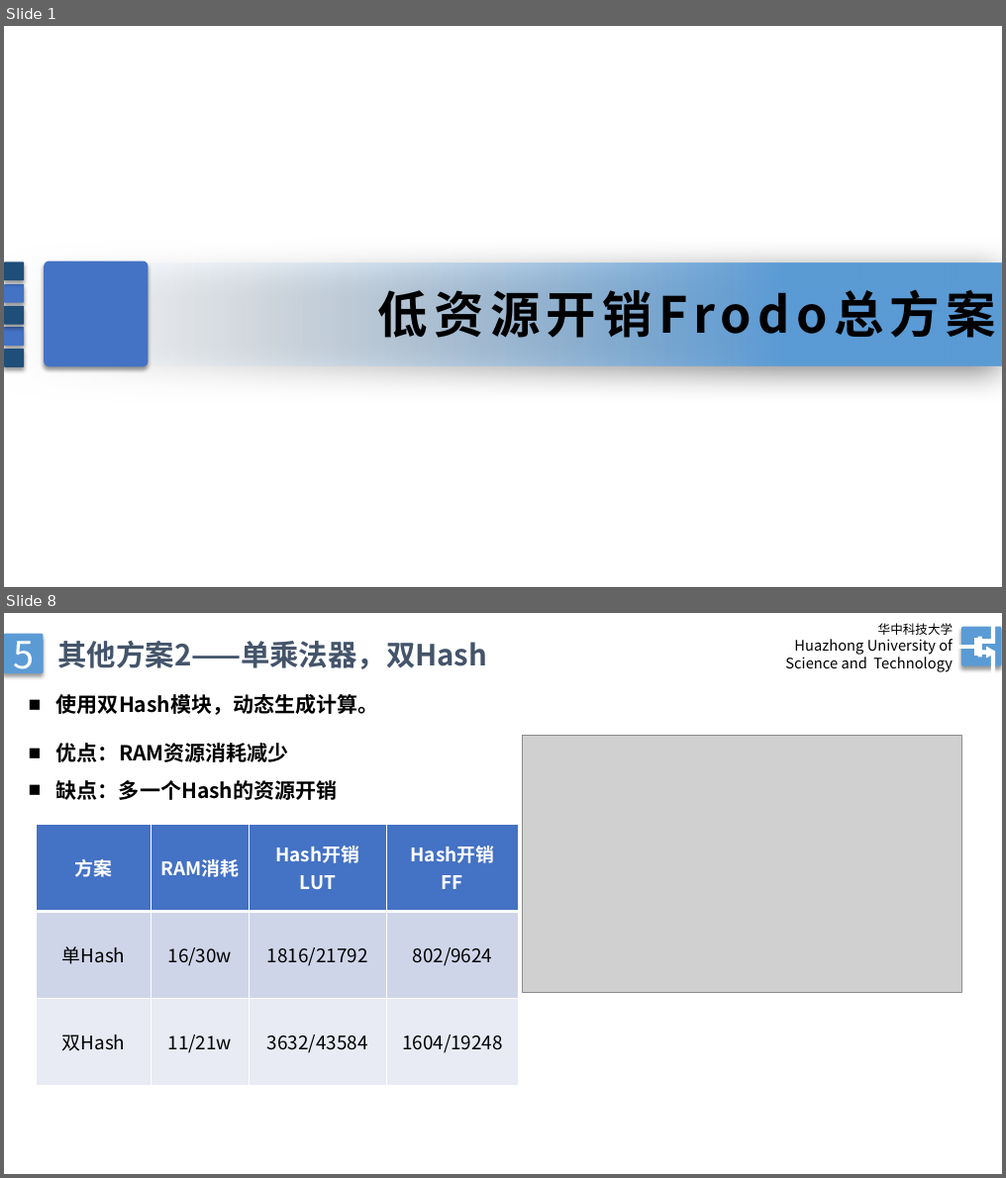
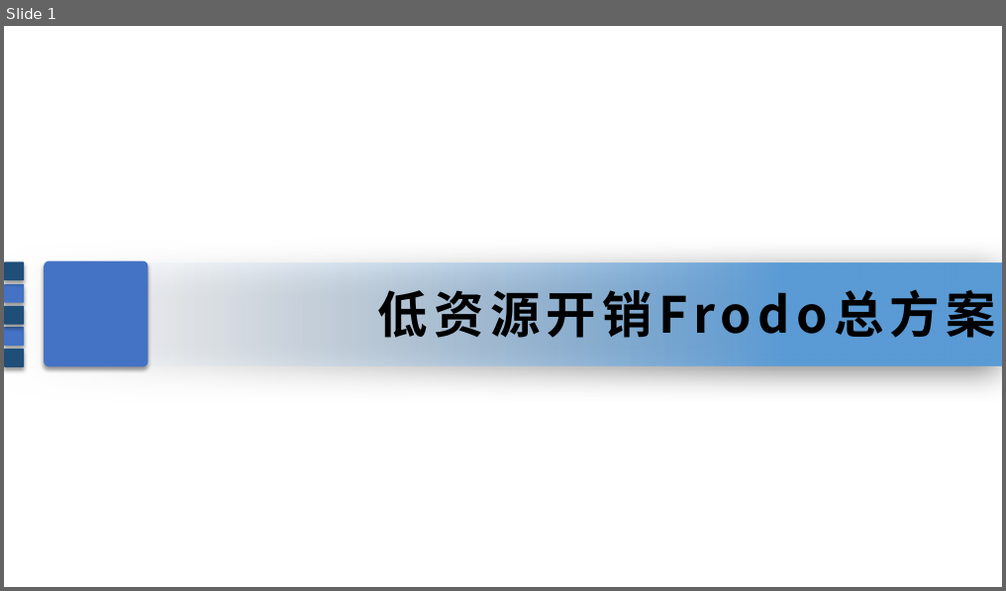
Before and after one commit to Low-Runahead-Frodo/Frodo, a slide deck: doc/5月汇报.pptx. Shown one above the other, each under a label of ours: slides 1 and 8 before the commit, slide 1 after it; the slides between them are not shown. The pictures are 1006x1178 and 1006x591 pixels, drawn with LibreOffice and Linux fonts; fonts in the diff are those of the drawing; grey boxes stand for pictures. Boxes give left, top, right and bottom in pixels: in the first picture for what was removed or moved away, otherwise in the second. Text is boxed around its words. In the diff, an @@ line names an element or a change of style, - is before the commit and + after.

```diff
--- a/doc/5月汇报.pptx
+++ b/doc/5月汇报.pptx
@@ slide 8 removed at <box>4,613,1002,1174</box>, background #FFFFFF @@
@@ rounded rectangle removed at <box>4,633,43,673</box> @@
-5
@@ text removed at <box>58,641,488,669</box> @@
-其他方案2——单乘法器，双Hash
@@ text removed at <box>785,623,953,672</box> @@
-华中科技大学
-Huazhong University of
-Science and Technology
@@ freeform shape removed at <box>959,620,994,672</box> @@
@@ rounded rectangle removed at <box>961,627,1002,666</box> @@
@@ text removed at <box>56,694,379,715</box> @@
-■ 使用双Hash模块，动态生成计算。
@@ text removed at <box>56,743,338,800</box> @@
-■ 优点：RAM资源消耗减少
-■ 缺点：多一个Hash的资源开销
@@ picture removed at <box>523,735,961,992</box> @@
@@ table removed at <box>37,824,519,1086</box>, 3 rows, 4 columns @@
-方案 | RAM消耗 | Hash开销 / LUT | Hash开销 / FF
-单Hash | 16/30w | 1816/21792 | 802/9624
-双Hash | 11/21w | 3632/43584 | 1604/19248
```
Also in this commit, not shown: 2 slides changed, 2 slides added, 5 other slides removed, 46 other files.
